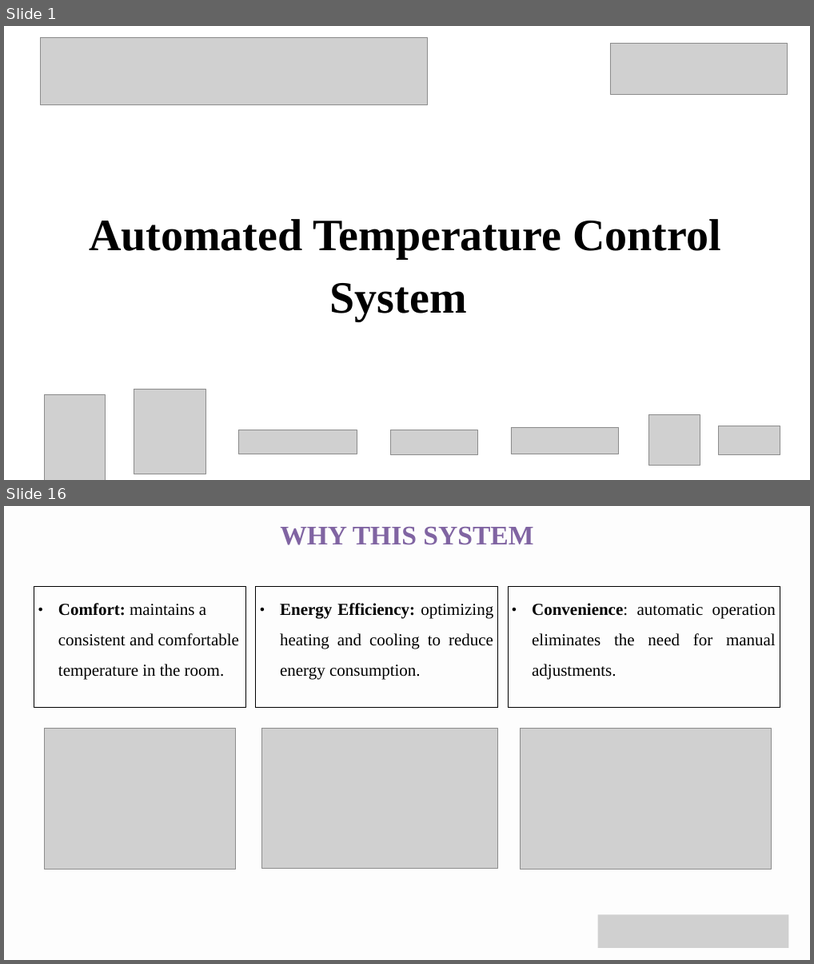
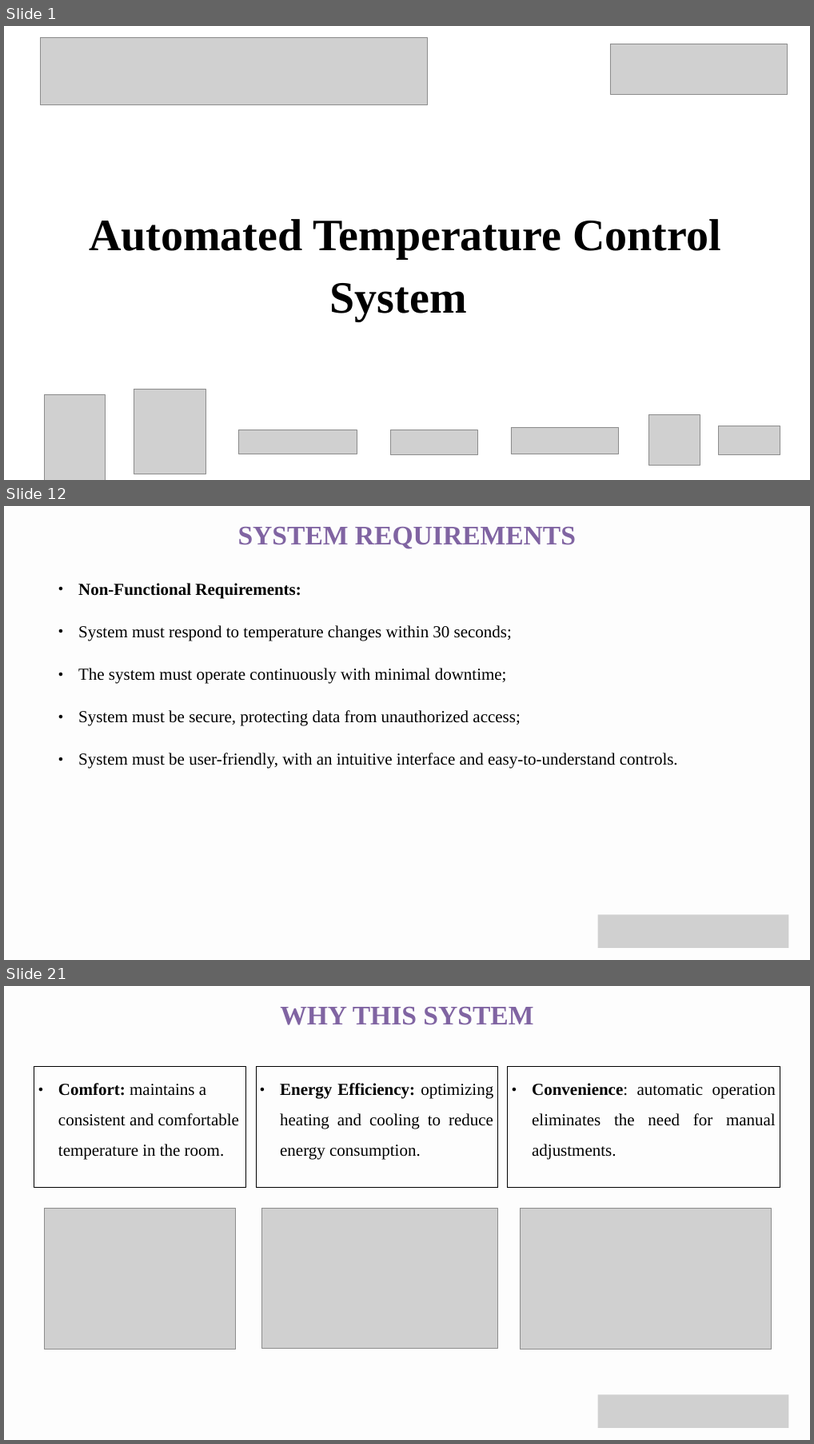
Before and after one commit to arc1o1/Automated_Temperature_Control_System, a slide deck: 02_documentation/Automated_Temperature_Control_System_GIP_Project_Implementation_Presentation.pptx. Shown one above the other, each under a label of ours: slides 1 and 16 before the commit, slides 1, 12 and 21 after it; the slides between them are not shown. The pictures are 814x964 and 814x1444 pixels, drawn with LibreOffice and Linux fonts; fonts in the diff are those of the drawing; grey boxes stand for pictures. Boxes give left, top, right and bottom in pixels: in the first picture for what was removed or moved away, otherwise in the second. Text is boxed around its words. In the diff, an @@ line names an element or a change of style, - is before the commit and + after.

```diff
--- a/02_documentation/Automated_Temperature_Control_System_GIP_Project_Implementation_Presentation.pptx
+++ b/02_documentation/Automated_Temperature_Control_System_GIP_Project_Implementation_Presentation.pptx
@@ slide 12 added at [4, 506, 810, 960], background #FDFDFD @@
@@ text added at [238, 527, 576, 549], 48 pt, text #8064A2, bold @@
+SYSTEM REQUIREMENTS
@@ text added at [78, 583, 678, 768], 30 pt, text #000000 @@
+● Non-Functional Requirements:
+● System must respond to temperature changes within 30 seconds;
+● The system must operate continuously with minimal downtime;
+● System must be secure, protecting data from unauthorized access;
+● System must be user-friendly, with an intuitive interface and easy-to-understand controls.
@@ picture added at [598, 915, 789, 948] @@
@@ what was slide 16 is now slide 21 @@
```
Also in this commit, not shown: 8 slides changed, 11 other slides added, 7 slides removed, 4 other files.
